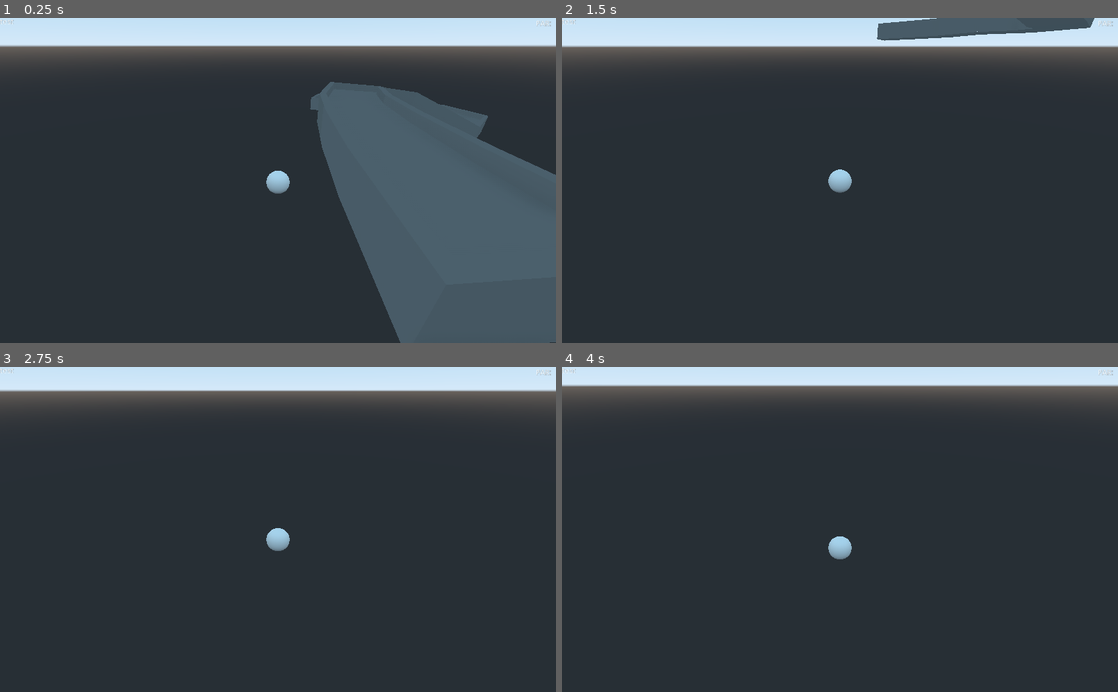
Above: before the commit, frames 1-4 (two rows, left to right).
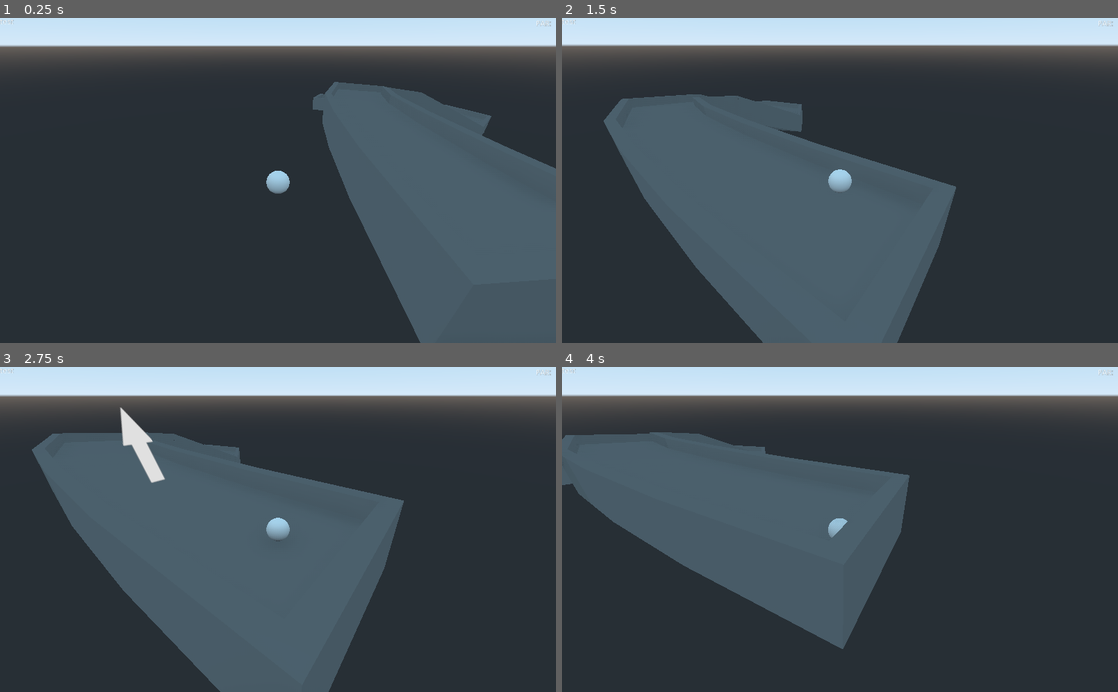
Above: after the commit, the same moments.

Repository: SlashScreen/golf
Game: Godot game, scene res://Levels/test_level.tscn
Two runs of this game, one before a commit and one after it. Both use one fixed random seed, a clock stepped at 60 frames per second and the inputs below.
Inputs (mouse positions are in pixels of both pictures, inside the frame that each line leads up to):
- Up to frame 1 (0.25 s): no input
- Up to frame 2 (1.5 s): move the mouse to (962, 164) at 0.52 s; click (962, 164) at 0.67 s; move the mouse to (728, 196) at 1.27 s; click (728, 196) at 1.42 s
- Up to frame 3 (2.75 s): move the mouse to (333, 458) at 2.02 s; click (333, 458) at 2.17 s
- Up to frame 4 (4 s): move the mouse to (812, 594) at 2.77 s; click (812, 594) at 2.92 s; move the mouse to (1006, 578) at 3.52 s; click (1006, 578) at 3.67 s

The runs differ from the first frame. In frame 1, 2.0% of the frame differs, in the area x 55-100%, y 19-100%; in frame 2, 34%; in frame 3, 36%, in the area x 0-100%, y 7-100%; in frame 4, 29%.

Commit message:
reset ball on OOB. Now to reset arrow, it's weird and Over There

Diff:
--- a/Levels/test_level.tscn
+++ b/Levels/test_level.tscn
@@ -9,7 +9,7 @@
 [node name="level" type="Spatial"]
 
 [node name="Golf_Ball_Obj" parent="." instance=ExtResource( 1 )]
-transform = Transform( -4.37503e-08, 0, -1.00089, 0, 1.00089, 0, 1.00089, 0, -4.37503e-08, 0, 0, -3.83282 )
+transform = Transform( -4.37503e-08, 0, -1.00089, 0, 1.00089, 0, 1.00089, 0, -4.37503e-08, 0, 0, -4.1422 )
 
 [node name="Course" parent="." instance=ExtResource( 2 )]
 transform = Transform( 1.97147, 0, 0, 0, 1.97147, 0, 0, 0, 1.97147, 2.36525, -1.60759, 0 )
--- a/Objects/Course.tscn
+++ b/Objects/Course.tscn
@@ -1,7 +1,8 @@
 [gd_scene load_steps=3 format=2]
 
-[ext_resource path="res://assets/maps/testcourse.obj" type="ArrayMesh" id=1]
+[ext_resource path="res://assets/models/maps/testcourse.obj" type="ArrayMesh" id=1]
 [ext_resource path="res://Scripts/Course_Setup.gd" type="Script" id=2]
+
 
 [node name="Course" type="Spatial"]
 
--- a/Objects/Golf_Ball_Obj.tscn
+++ b/Objects/Golf_Ball_Obj.tscn
@@ -1,9 +1,9 @@
 [gd_scene load_steps=8 format=2]
 
 [ext_resource path="res://Scripts/Golf_Ball.gd" type="Script" id=1]
-[ext_resource path="res://assets/assets/graphics/arrow.png" type="Texture" id=2]
+[ext_resource path="res://assets/graphics/arrow.png" type="Texture" id=2]
 [ext_resource path="res://Scripts/Arrow.gd" type="Script" id=3]
-[ext_resource path="res://default_env.tres" type="Environment" id=4]
+[ext_resource path="res://Misc/default_env.tres" type="Environment" id=4]
 [ext_resource path="res://Scripts/Golf_Camera.gd" type="Script" id=5]
 
 [sub_resource type="SphereShape" id=1]
--- a/Objects/Signal_Router.tscn
+++ /dev/null
@@ -1,6 +0,0 @@
-[gd_scene load_steps=2 format=2]
-
-[ext_resource path="res://Scripts/Signal_Router.gd" type="Script" id=1]
-
-[node name="Signal_Router" type="Node"]
-script = ExtResource( 1 )
--- a/Scripts/Golf_Ball.gd
+++ b/Scripts/Golf_Ball.gd
@@ -4,6 +4,7 @@
 #States:
 #still = ball not moving
 #moving = moving
+var should_reset = false
 
 func _ready():
 	#Load textures and things later
@@ -16,7 +17,11 @@
 	else:
 		STATE = "moving"
 
-func _on_oob():
-	print("reset")
-	set_linear_velocity(Vector3(0,0,0))
-	set_translation(get_node("Arrow").last_pos)
+func _on_oob(): #signal
+	set_linear_velocity(Vector3(0,0,0)) #Make it stop
+	should_reset = true
+
+func _integrate_forces(state):
+	if should_reset:
+		should_reset = false
+		state.transform.origin = get_node("Arrow").last_pos
--- a/project.godot
+++ b/project.godot
@@ -17,7 +17,7 @@
 
 config/name="its_golf"
 run/main_scene="res://Levels/test_level.tscn"
-config/icon="res://assets/assets/graphics/icon.png"
+config/icon="res://assets/graphics/icon.png"
 
 [autoload]
 
@@ -25,4 +25,4 @@
 
 [rendering]
 
-environment/default_environment="res://default_env.tres"
+environment/default_environment="res://Misc/default_env.tres"
Renamed: default_env.tres -> Misc/default_env.tres
Renamed: assets/assets/graphics/arrow.png -> assets/graphics/arrow.png
Not shown, changed: assets/graphics/arrow.png.import
Renamed: assets/assets/graphics/icon.png -> assets/graphics/icon.png
Not shown, changed: assets/graphics/icon.png.import
Not shown, removed: assets/maps/testcourse.obj.import
Renamed: assets/maps/testcourse.mtl -> assets/models/maps/testcourse.mtl
Renamed: assets/maps/testcourse.obj -> assets/models/maps/testcourse.obj
Not shown, added: assets/models/maps/testcourse.obj.import
Not shown, added: assets/models/maps/testcourse.blend
Not shown, added: assets/models/maps/testcourse.blend1
